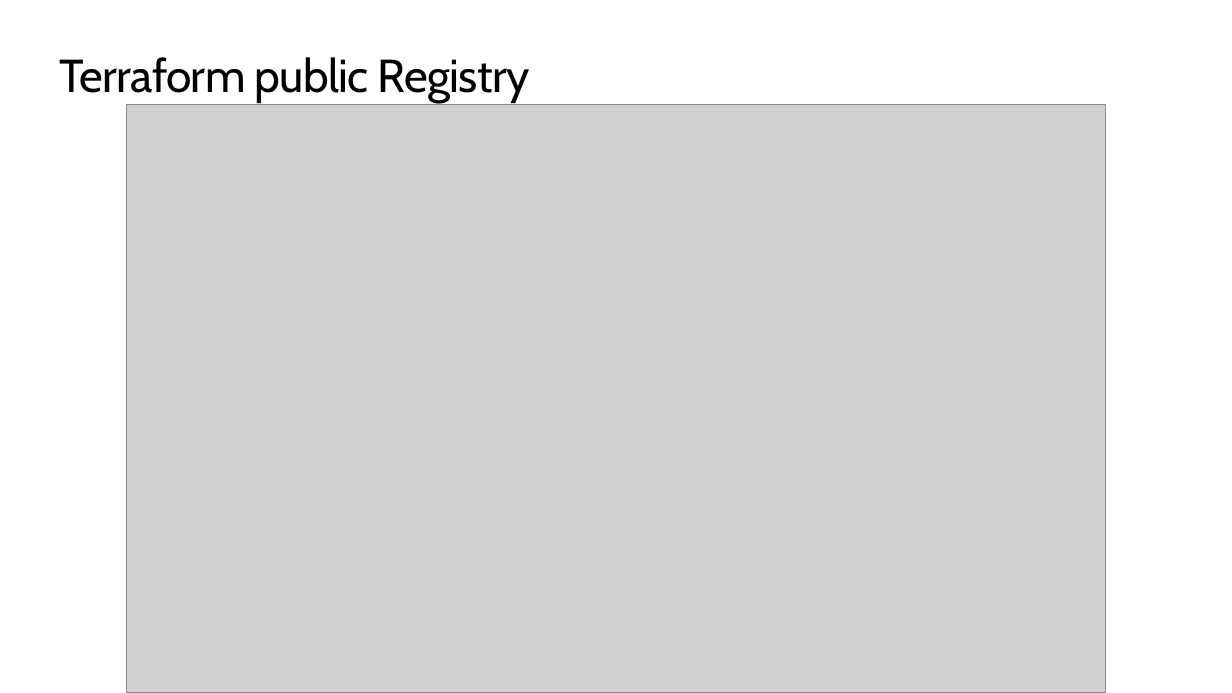
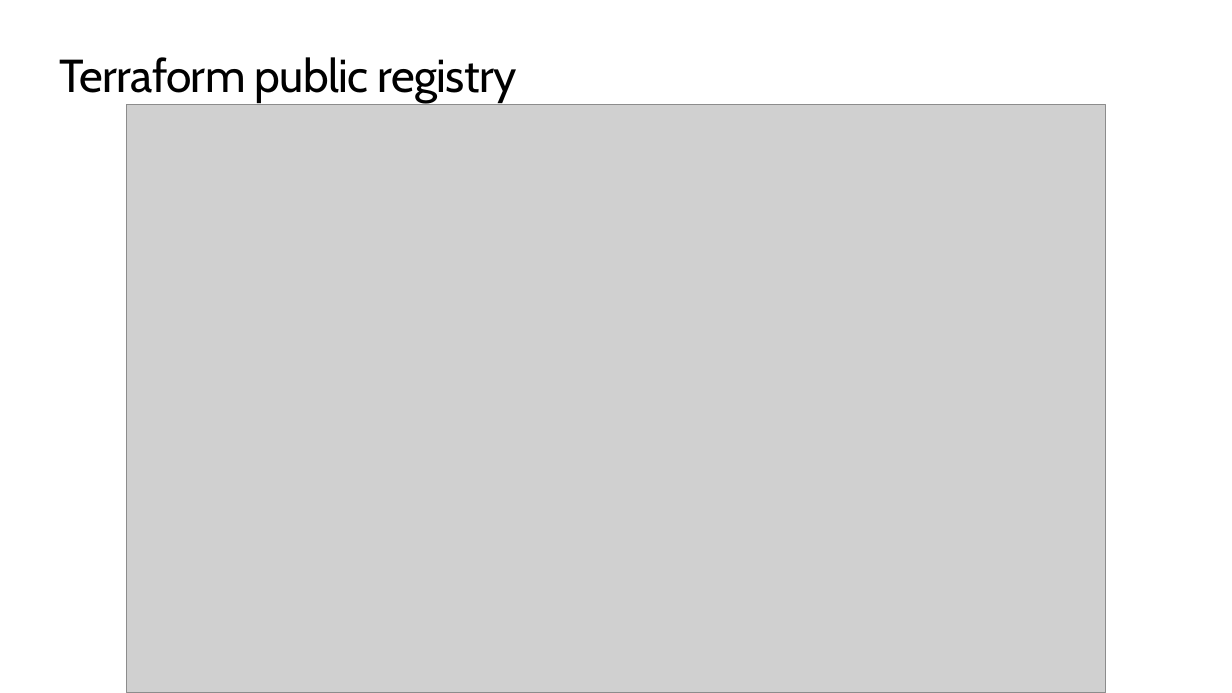
Before and after one commit to TIS-Cloud-Team/TF_Community_workshop, a slide deck: slide 13 of PPTs/04_dependencies_and_modules.pptx (slide 11 before the commit). Drawn at 1232x693 pixels with LibreOffice and Linux fonts; fonts in the diff are those of the drawing; grey boxes stand for pictures; background and template pictures are left out. Boxes give left, top, right and bottom in pixels: in the first picture for what was removed or moved away, otherwise in the second. Text is boxed around its words. In the diff, an @@ line names an element or a change of style, - is before the commit and + after.

```diff
--- a/PPTs/04_dependencies_and_modules.pptx
+++ b/PPTs/04_dependencies_and_modules.pptx
@@ title at <box>59,57,517,103</box>: text changed @@
-Terraform public Registry
+Terraform public registry
```
Also in this commit, not shown: 1 other slide changed, 3 slides added, 45 other files.
